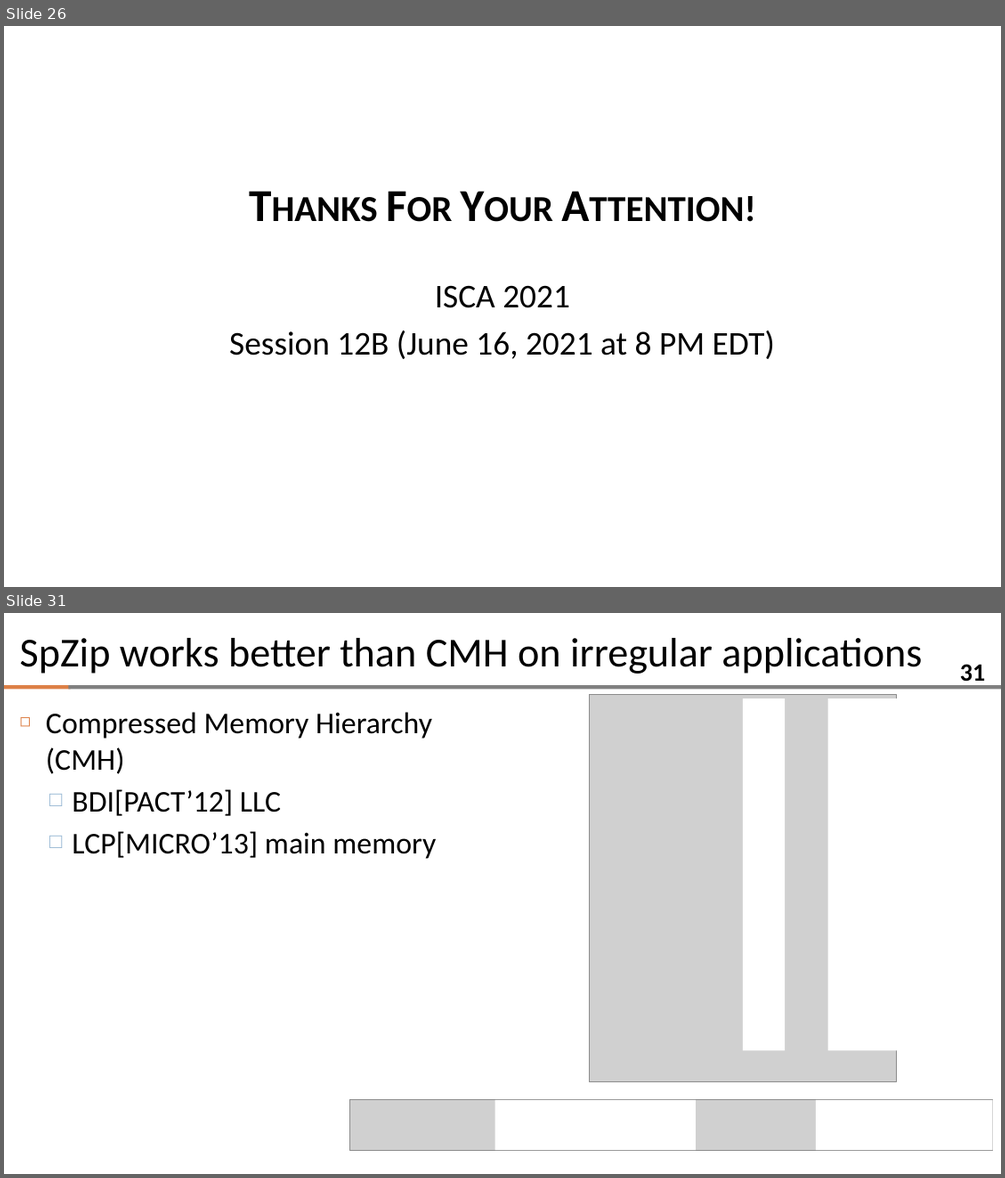
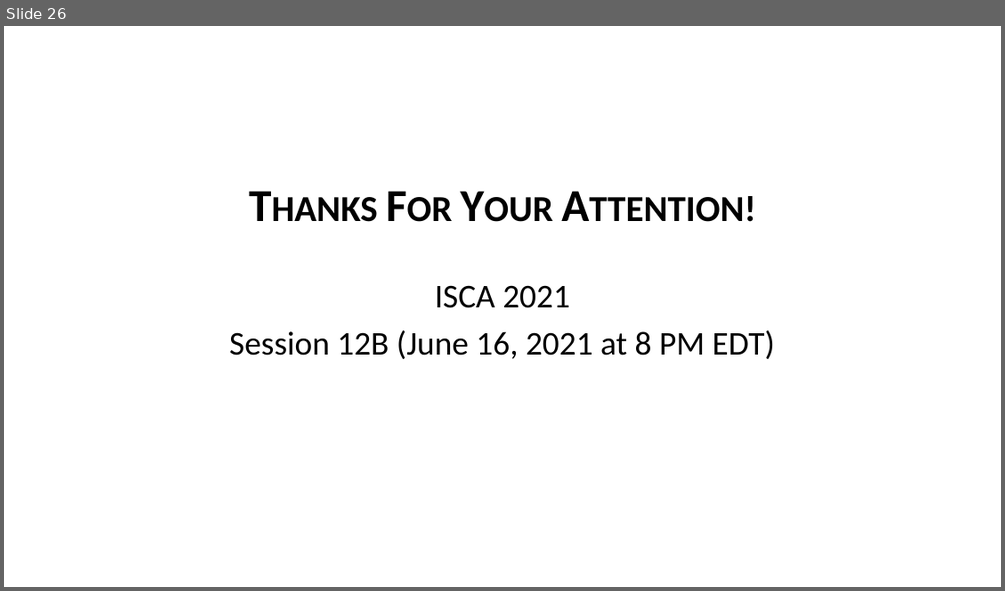
Before and after one commit to zguo0525/zguo0525.github.io, a slide deck: slides/isca21_spzip_slides.pptx. Shown one above the other, each under a label of ours: slides 26 and 31 before the commit, slide 26 after it; the slides between them are not shown. The pictures are 1005x1178 and 1005x591 pixels, drawn with LibreOffice and Linux fonts; fonts in the diff are those of the drawing; grey boxes stand for pictures; background and template pictures are left out. Boxes give left, top, right and bottom in pixels: in the first picture for what was removed or moved away, otherwise in the second. Text is boxed around its words. In the diff, an @@ line names an element or a change of style, - is before the commit and + after.

```diff
--- a/slides/isca21_spzip_slides.pptx
+++ b/slides/isca21_spzip_slides.pptx
@@ slide 31 removed at [4, 613, 1001, 1174], background #FFFFFF; not listed: 2 template elements that a slide beside it also shows @@
@@ title removed at [20, 638, 922, 674] @@
-SpZip works better than CMH on irregular applications
@@ page number removed at [960, 664, 985, 687] @@
-31
@@ text removed at [46, 712, 436, 859] @@
-◻ Compressed Memory Hierarchy (CMH)
-  □ BDI[PACT’12] LLC
-  □ LCP[MICRO’13] main memory
@@ picture removed at [590, 695, 896, 1081] @@
@@ rectangle removed at [743, 699, 785, 1051] @@
@@ rectangle removed at [828, 699, 913, 1051] @@
@@ picture removed at [350, 1100, 993, 1150] @@
@@ rectangle removed at [495, 1100, 696, 1150] @@
@@ rectangle removed at [816, 1100, 994, 1150] @@
```
Also in this commit, not shown: 4 other slides removed, 2 other files.
